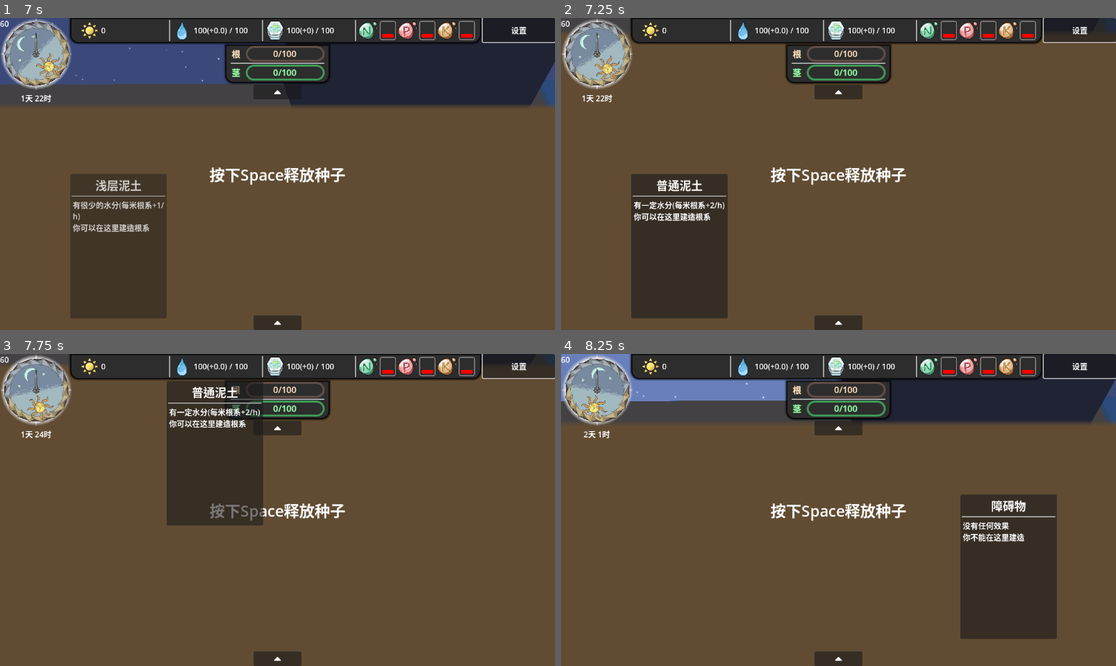
Above: before the commit, frames 1-4 (two rows, left to right).
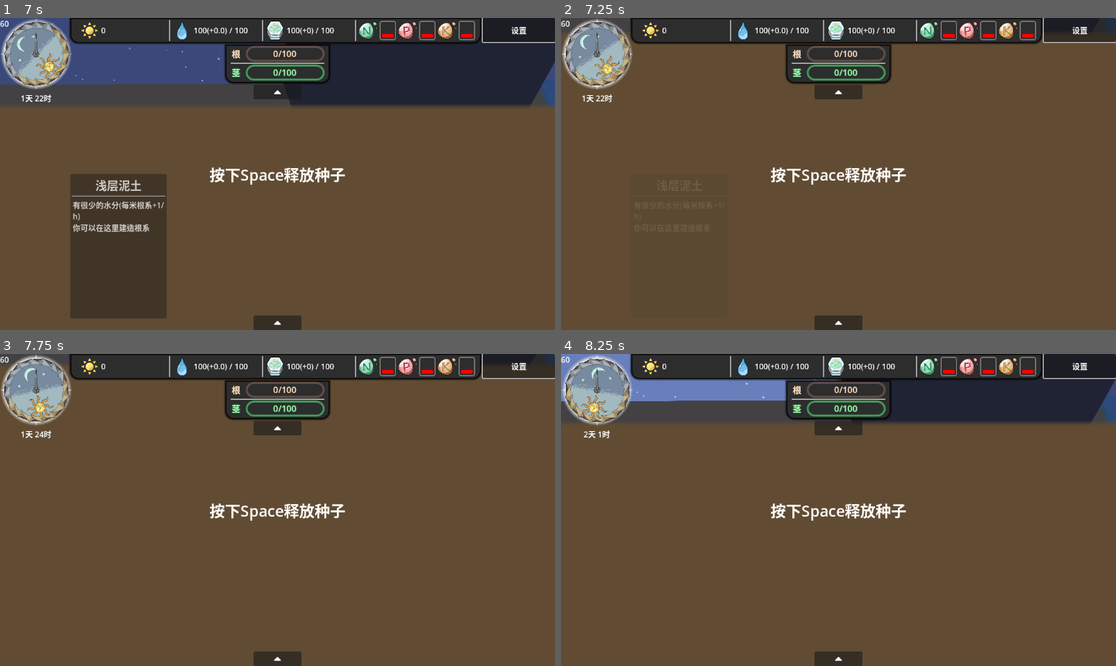
Above: after the commit, the same moments.

Repository: DeanNevan/RootsOfLife
Game: Godot game, scene res://src/main/MainGame/MainGame.tscn
Same seed, same stepped clock (60 frames per second), same inputs: the game is played once before the commit and once after it. The engine's default icon, where the game draws it, is replaced by a stand-in: a white triangle on a blue panel in a dark square.
Inputs (mouse positions are in pixels of both pictures, inside the frame that each line leads up to):
- Up to frame 1 (7 s): click (277, 52) at 0.5 s; click "设置" at 1.25 s; tap Enter at 2 s; drag from (277, 174) to (516, 30) at 2.02 s; drag from (277, 174) to (516, 30) at 2.77 s; move the mouse to (277, 174) at 3.52 s; hold D (view_right) 3.53-4.25 s; tap E at 3.6, 6.6 s; click (277, 174) at 3.67 s; drag from (77, 174) to (111, 127) at 4.27 s; drag from (72, 174) to (305, 174) at 5.02 s; drag from (72, 174) to (305, 174) at 5.77 s; move the mouse to (72, 174) at 6.52 s; hold S (view_down) from 6.53 s (still down); click (72, 174) at 6.67 s
- Up to frame 2 (7.25 s): keep holding S (view_down)
- Up to frame 3 (7.75 s): release S (view_down) at 7.25 s; drag from (194, 432) to (166, 525) at 7.27 s
- Up to frame 4 (8.25 s): move the mouse to (960, 494) at 8.02 s; hold W (view_up) from 8.03 s (still down); tap E at 8.1 s; click (960, 494) at 8.17 s

Frame 1 is identical in both runs. In frame 2, 7.9% of the frame differs, in the area x 12-31%, y 50-97%; in frame 3, 7.4%; in frame 4, 8.0%, in the area x 71-90%, y 44-92%.

Commit message:
v4

Diff:
--- a/src/main/Terrain/Terrain.gd
+++ b/src/main/Terrain/Terrain.gd
@@ -9,6 +9,7 @@
 		else:
 			self_modulate.a = 0
 
+@onready var _Fog = get_node("/root/MainGame/MainGameFog/FogTileMap")
 @onready var _AreaTerrain = %AreaTerrain
 @onready var _StaticBody = %StaticBody
 @onready var _PolygonTexture = %PolygonTexture
@@ -86,7 +87,8 @@
 		_PolygonTexture.color = color
 
 func _on_area_terrain_mouse_entered():
-	GUI._FloatWindow.activate(self, hint_title, hint_content)
+	if _Fog.get_cell_source_id(0, _Fog.local_to_map(get_global_mouse_position())) == -1:
+		GUI._FloatWindow.activate(self, hint_title, hint_content)
 
 
 func _on_area_terrain_mouse_exited():
Not shown: 1 places in src/main/MainGame/MainGame.tscn that only renumber resources
